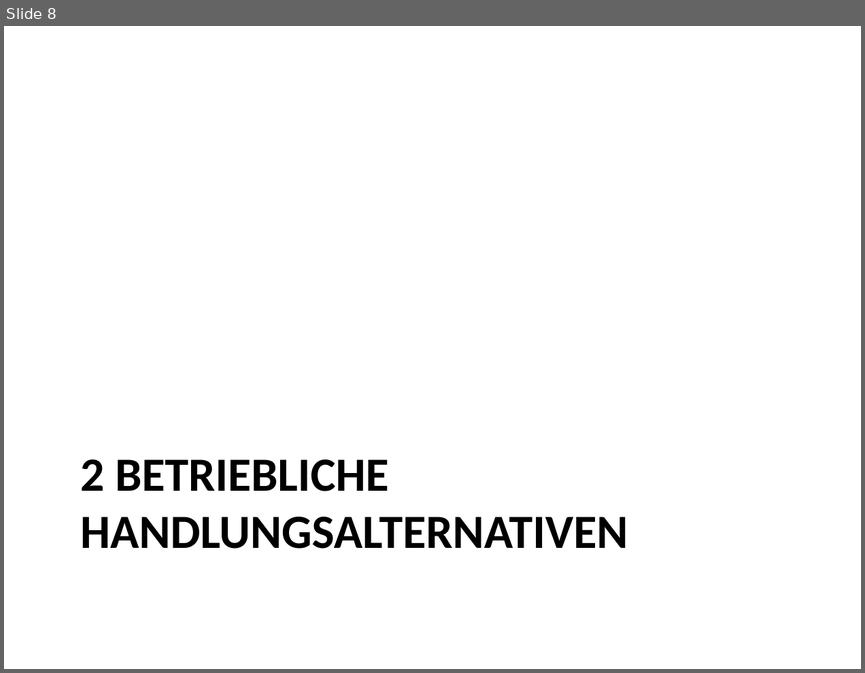
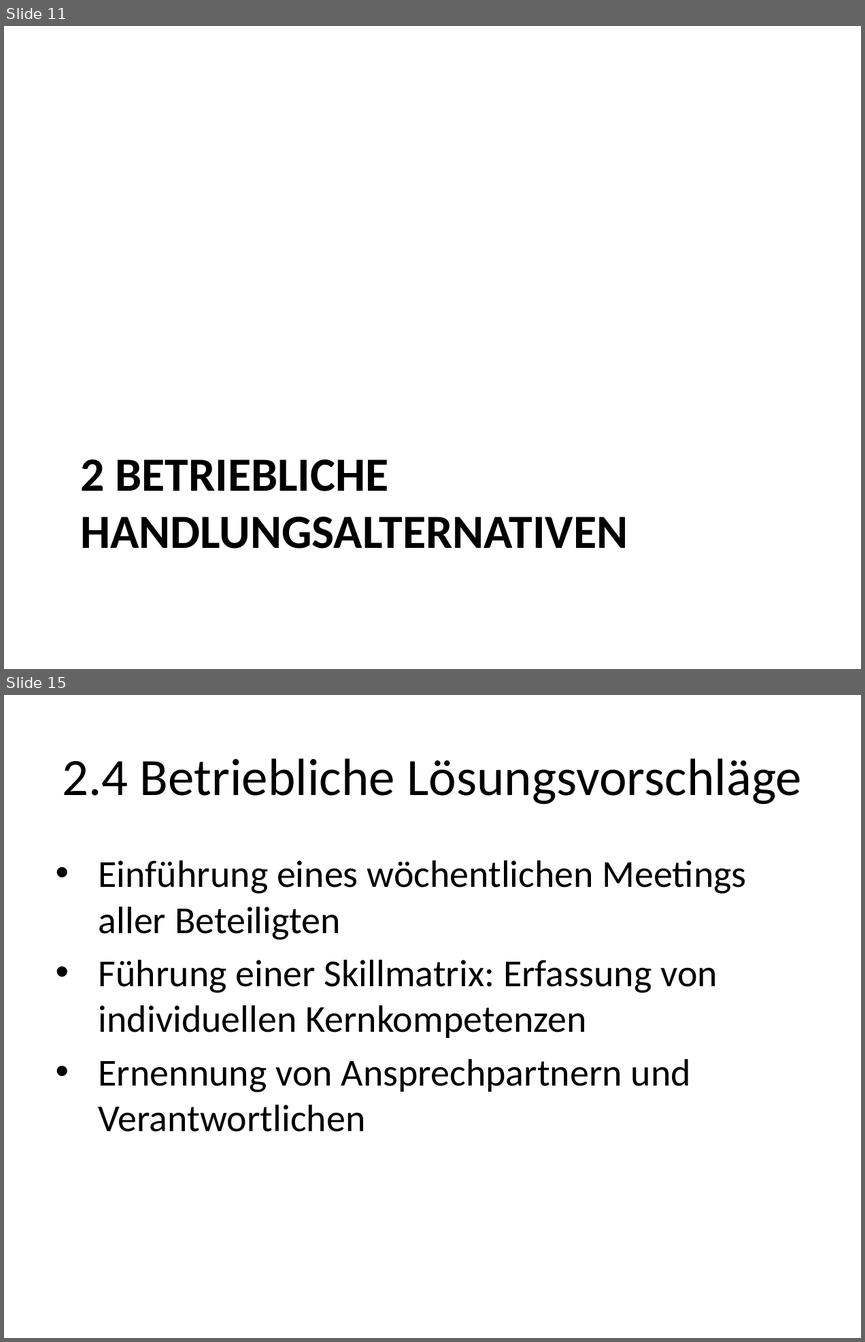
Before and after one commit to roman91DE/wipaed, a slide deck: praktikum/praesentation/praesentation.pptx. Shown one above the other, each under a label of ours: slide 8 before the commit, slides 11 and 15 after it; the slides between them are not shown. The pictures are 865x673 and 865x1342 pixels, drawn with LibreOffice and Linux fonts; fonts in the diff are those of the drawing. Boxes give left, top, right and bottom in pixels: in the first picture for what was removed or moved away, otherwise in the second. Text is boxed around its words. In the diff, an @@ line names an element or a change of style, - is before the commit and + after.

```diff
--- a/praktikum/praesentation/praesentation.pptx
+++ b/praktikum/praesentation/praesentation.pptx
@@ slide 15 added at <box>4,695,861,1338</box>, background #FFFFFF @@
@@ title added at <box>62,758,802,804</box>, 44 pt, text #000000 @@
+2.4 Betriebliche Lösungsvorschläge
@@ text added at <box>99,860,747,1132</box>, 32 pt, text #000000 @@
+• Einführung eines wöchentlichen Meetings aller Beteiligten
+• Führung einer Skillmatrix: Erfassung von individuellen Kernkompetenzen
+• Ernennung von Ansprechpartnern und Verantwortlichen
@@ what was slide 8 is now slide 11 @@
```
Also in this commit, not shown: 3 slides changed, 11 other slides added, 3 slides removed, 4 other files.
